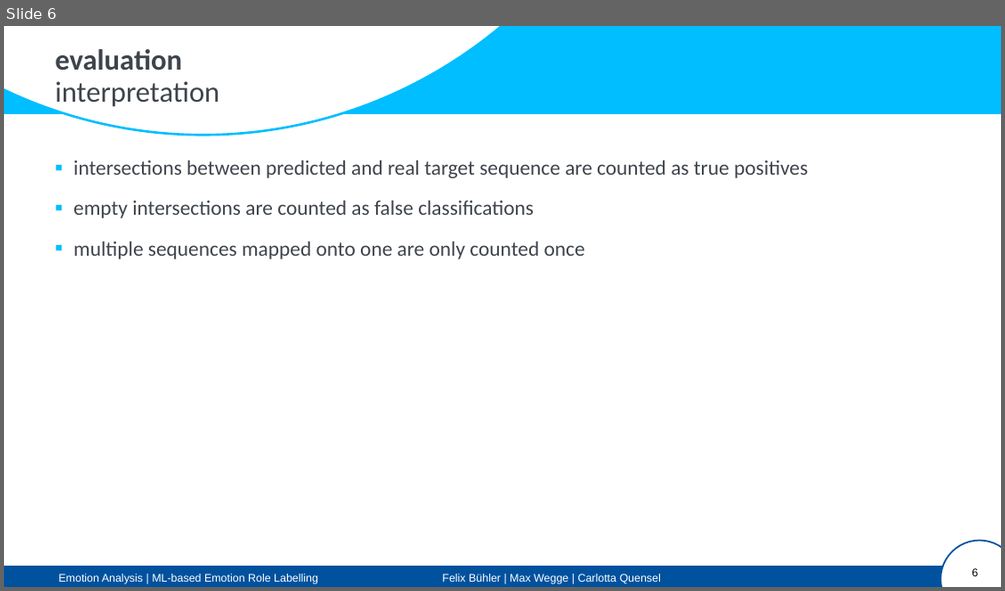
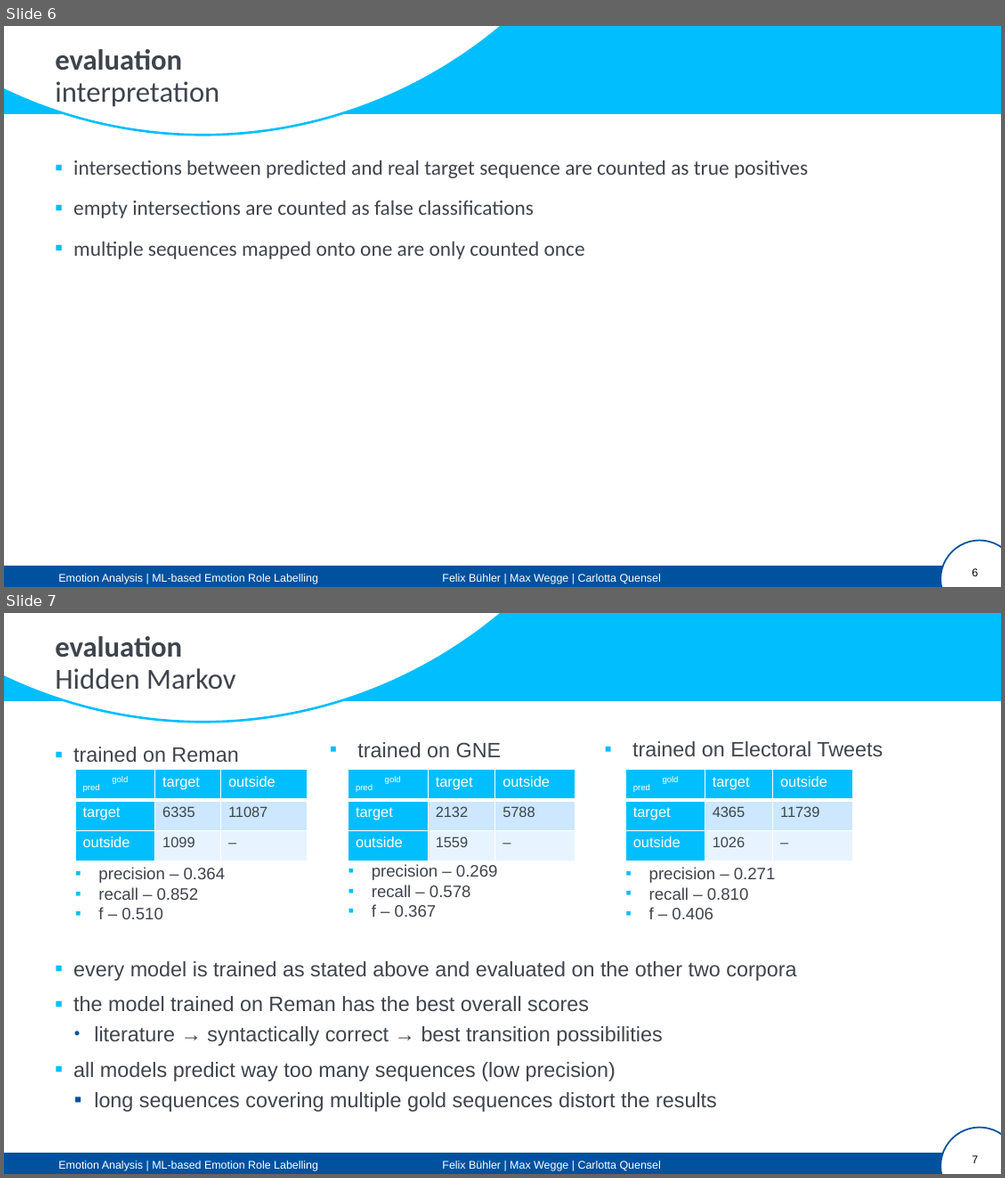
Before and after one commit to Stunkymonkey/emotion-analysis, a slide deck: excercise4/presentation/EA_ex04_Wegge_Buehler_Quensel.pptx. Shown one above the other, each under a label of ours: slide 6 before the commit, slides 6 and 7 after it. The pictures are 1005x591 and 1005x1178 pixels, drawn with LibreOffice and Linux fonts; fonts in the diff are those of the drawing. Boxes give left, top, right and bottom in pixels: in the first picture for what was removed or moved away, otherwise in the second. Text is boxed around its words. In the diff, an @@ line names an element or a change of style, - is before the commit and + after.

Commit message:
präsi mit viterbi evaluation

```diff
--- a/excercise4/presentation/EA_ex04_Wegge_Buehler_Quensel.pptx
+++ b/excercise4/presentation/EA_ex04_Wegge_Buehler_Quensel.pptx
@@ slide 7 added at bbox=[4, 613, 1001, 1174], background #FFFFFF; not listed: 4 template elements that a slide beside it also shows @@
@@ text added at bbox=[55, 636, 235, 689], 28 pt, text #3E444C @@
+evaluation
+Hidden Markov
@@ text added at bbox=[357, 742, 502, 757], 20 pt, text #3E444C @@
+▪ trained on GNE
@@ text added at bbox=[632, 741, 882, 756], 20 pt, text #3E444C @@
+▪ trained on Electoral Tweets
@@ text added at bbox=[73, 747, 238, 762], 20 pt, text #3E444C @@
+▪ trained on Reman
@@ table added at bbox=[76, 770, 307, 860], 3 rows, 3 columns @@
+pred gold | target | outside
+target | 6335 | 11087
+outside | 1099 | –
@@ table added at bbox=[348, 770, 575, 860], 3 rows, 3 columns @@
+pred gold | target | outside
+target | 2132 | 5788
+outside | 1559 | –
@@ table added at bbox=[626, 770, 853, 860], 3 rows, 3 columns @@
+pred gold | target | outside
+target | 4365 | 11739
+outside | 1026 | –
@@ text added at bbox=[98, 867, 226, 919], 16 pt, text #3E444C @@
+▪ precision – 0.364
+▪ recall – 0.852
+▪ f – 0.510
@@ text added at bbox=[372, 864, 498, 916], 16 pt, text #3E444C @@
+▪ precision – 0.269
+▪ recall – 0.578
+▪ f – 0.367
@@ text added at bbox=[649, 867, 776, 919], 16 pt, text #3E444C @@
+▪ precision – 0.271
+▪ recall – 0.810
+▪ f – 0.406
@@ text added at bbox=[73, 961, 796, 1111], 20 pt, text #3E444C @@
+▪ every model is trained as stated above and evaluated on the other two corpora
+▪ the model trained on Reman has the best overall scores
+  • literature → syntactically correct → best transition possibilities
+▪ all models predict way too many sequences (low precision)
+  ▪ long sequences covering multiple gold sequences distort the results
@@ text added at bbox=[58, 1160, 661, 1171], 10.7 pt, text #FFFFFF @@
+Emotion Analysis | ML-based Emotion Role Labelling Felix Bühler | Max Wegge | Carlotta Quensel
@@ page number added at bbox=[971, 1155, 978, 1163], 10.7 pt, text #000000 @@
+7
```
